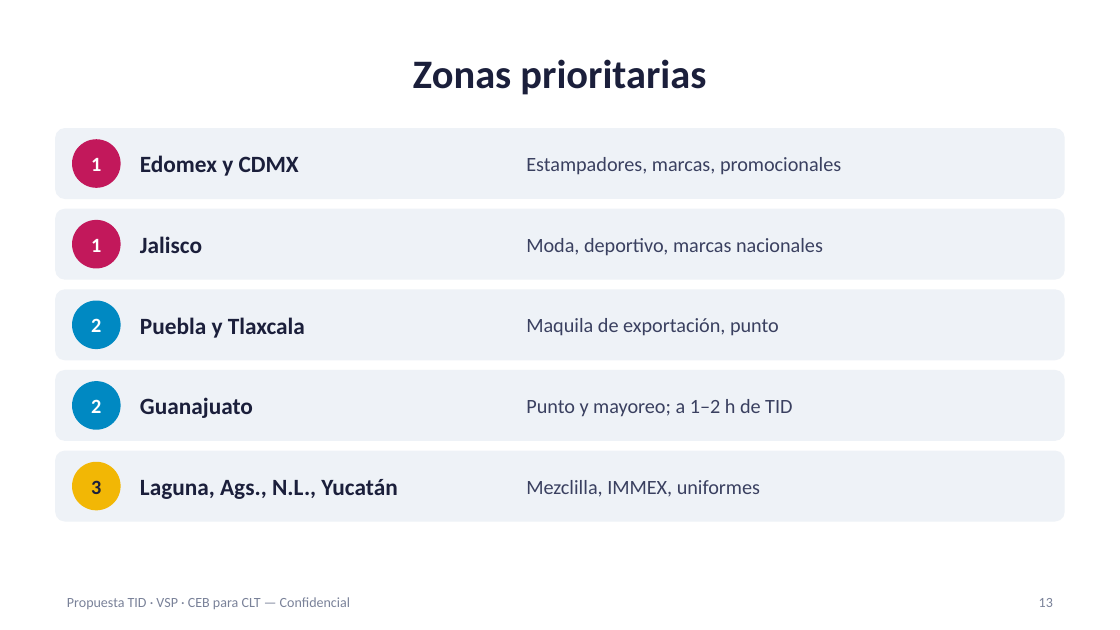
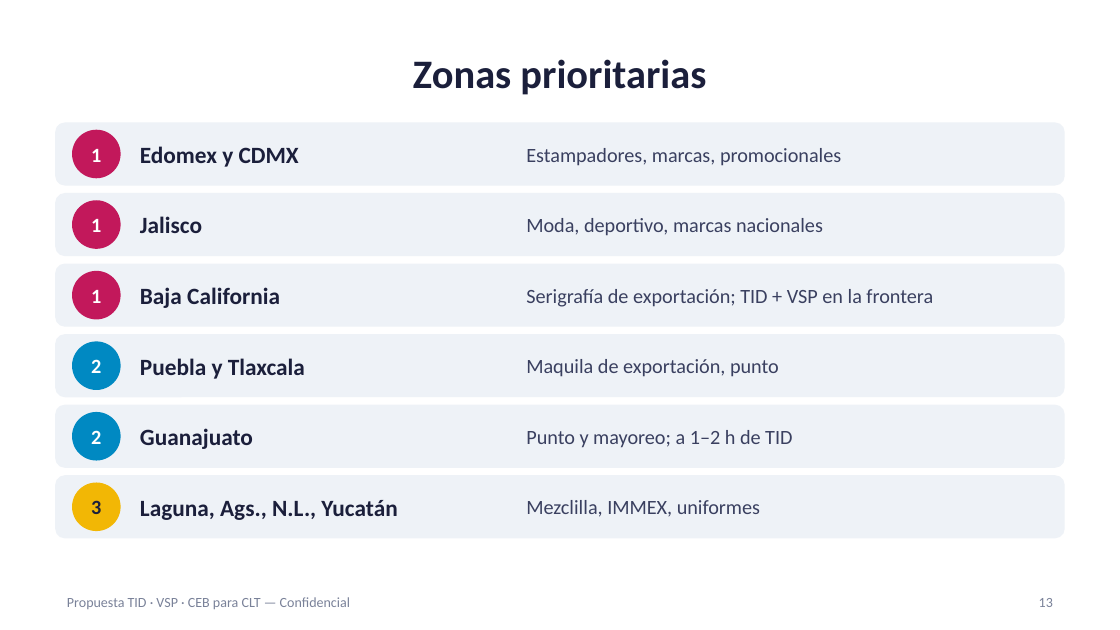
Before and after one commit to carlosmoreno793508/Cosas-Carlos, a slide deck: slide 13 of propuesta-clt/Presentacion_Propuesta_CLT_ES.pptx. Drawn at 1120x630 pixels with LibreOffice and Linux fonts; fonts in the diff are those of the drawing. Boxes give left, top, right and bottom in pixels: in the first picture for what was removed or moved away, otherwise in the second. Text is boxed around its words. In the diff, an @@ line names an element or a change of style, - is before the commit and + after.

```diff
--- a/propuesta-clt/Presentacion_Propuesta_CLT_ES.pptx
+++ b/propuesta-clt/Presentacion_Propuesta_CLT_ES.pptx
@@ rounded rectangle: place and size @@
-rounded rectangle at (56, 129, 1064, 198)
+rounded rectangle at (56, 123, 1064, 185)
@@ text "1": place and size @@
-text "1" at (91, 158, 101, 171)
+text "1" at (91, 149, 101, 162)
@@ ellipse: place and size @@
-ellipse at (73, 140, 120, 187)
+ellipse at (73, 131, 120, 178)
@@ text "Edomex y CDMX": place and size @@
-text "Edomex y CDMX" at (140, 155, 299, 176)
+text "Edomex y CDMX" at (140, 146, 299, 167)
@@ text "Estampadores, marcas, promocionales": place and size @@
-text "Estampadores, marcas, promocionales" at (526, 157, 841, 175)
+text "Estampadores, marcas, promocionales" at (526, 148, 841, 166)
@@ rounded rectangle: place and size @@
-rounded rectangle at (56, 209, 1064, 279)
+rounded rectangle at (56, 194, 1064, 255)
@@ text "1": place and size @@
-text "1" at (91, 239, 101, 252)
+text "1" at (91, 219, 101, 232)
@@ ellipse: place and size @@
-ellipse at (73, 221, 120, 268)
+ellipse at (73, 200, 120, 248)
@@ text "Jalisco": place and size @@
-text "Jalisco" at (140, 236, 202, 253)
+text "Jalisco" at (140, 216, 202, 233)
@@ text "Moda, deportivo, marcas nacionales": place and size @@
-text "Moda, deportivo, marcas nacionales" at (526, 238, 823, 256)
+text "Moda, deportivo, marcas nacionales" at (526, 218, 823, 236)
@@ rounded rectangle: place and size @@
-rounded rectangle at (56, 290, 1064, 360)
+rounded rectangle at (56, 264, 1064, 326)
@@ ellipse: place and size @@
-ellipse at (73, 301, 120, 348)
+ellipse at (73, 271, 120, 318)
@@ ellipse at (73, 271, 120, 318): fill #0089C2 to #C2185B; outline #0089C2 1 pt to #C2185B 1 pt @@
@@ text added at (91, 290, 101, 303), 13 pt, text #FFFFFF, bold @@
+1
@@ text added at (140, 287, 280, 308), 15 pt, text #1B1F3B, bold @@
+Baja California
@@ text added at (526, 289, 933, 307), 13 pt, text #3A4060 @@
+Serigrafía de exportación; TID + VSP en la frontera
@@ rounded rectangle: place and size @@
-rounded rectangle at (56, 371, 1064, 440)
+rounded rectangle at (56, 335, 1064, 396)
@@ text "2": place and size @@
-text "2" at (91, 399, 101, 413)
+text "2" at (91, 359, 101, 373)
@@ ellipse: place and size @@
-ellipse at (73, 382, 120, 429)
+ellipse at (73, 343, 120, 390)
@@ text "Puebla y Tlaxcala": place and size @@
-text "Puebla y Tlaxcala" at (140, 317, 305, 338)
+text "Puebla y Tlaxcala" at (140, 358, 305, 379)
@@ text "Maquila de exportación, punto": place and size @@
-text "Maquila de exportación, punto" at (526, 318, 779, 336)
+text "Maquila de exportación, punto" at (526, 359, 779, 377)
@@ proportions changed in 5 elements at (56, 123, 1064, 185), (56, 194, 1064, 255), (56, 264, 1064, 326), (56, 335, 1064, 396), (56, 405, 1064, 467) @@
@@ rounded rectangle: place and size @@
-rounded rectangle at (56, 451, 1064, 521)
+rounded rectangle at (56, 405, 1064, 467)
@@ ellipse: place and size @@
-ellipse at (73, 463, 120, 510)
+ellipse at (73, 413, 120, 460)
@@ ellipse at (73, 413, 120, 460): fill #F2B705 to #0089C2; outline #F2B705 1 pt to #0089C2 1 pt @@
@@ text "2": place and size @@
-text "2" at (91, 318, 101, 332)
+text "2" at (91, 430, 101, 444)
@@ text "Guanajuato": place and size @@
-text "Guanajuato" at (140, 397, 253, 418)
+text "Guanajuato" at (140, 428, 253, 449)
@@ text "Punto y mayoreo; a 1–2 ...": place and size @@
-text "Punto y mayoreo; a 1–2 ..." at (526, 399, 792, 417)
+text "Punto y mayoreo; a 1–2 ..." at (526, 430, 792, 448)
@@ rounded rectangle added at (56, 476, 1064, 538), fill #EEF2F7, outline #EEF2F7 1 pt @@
@@ text "Laguna, Ags., N.L., Yucatán": place and size @@
-text "Laguna, Ags., N.L., Yucatán" at (140, 479, 397, 499)
+text "Laguna, Ags., N.L., Yucatán" at (140, 500, 397, 520)
@@ text "Mezclilla, IMMEX, uniformes": place and size @@
-text "Mezclilla, IMMEX, uniformes" at (526, 480, 760, 497)
+text "Mezclilla, IMMEX, uniformes" at (526, 500, 760, 517)
@@ text "3": place and size @@
-text "3" at (91, 480, 101, 494)
+text "3" at (91, 500, 101, 514)
@@ ellipse added at (73, 484, 120, 531), fill #F2B705, outline #F2B705 1 pt @@
```
Also in this commit, not shown: 2 other slides changed, 2 slides added, 10 other files.
